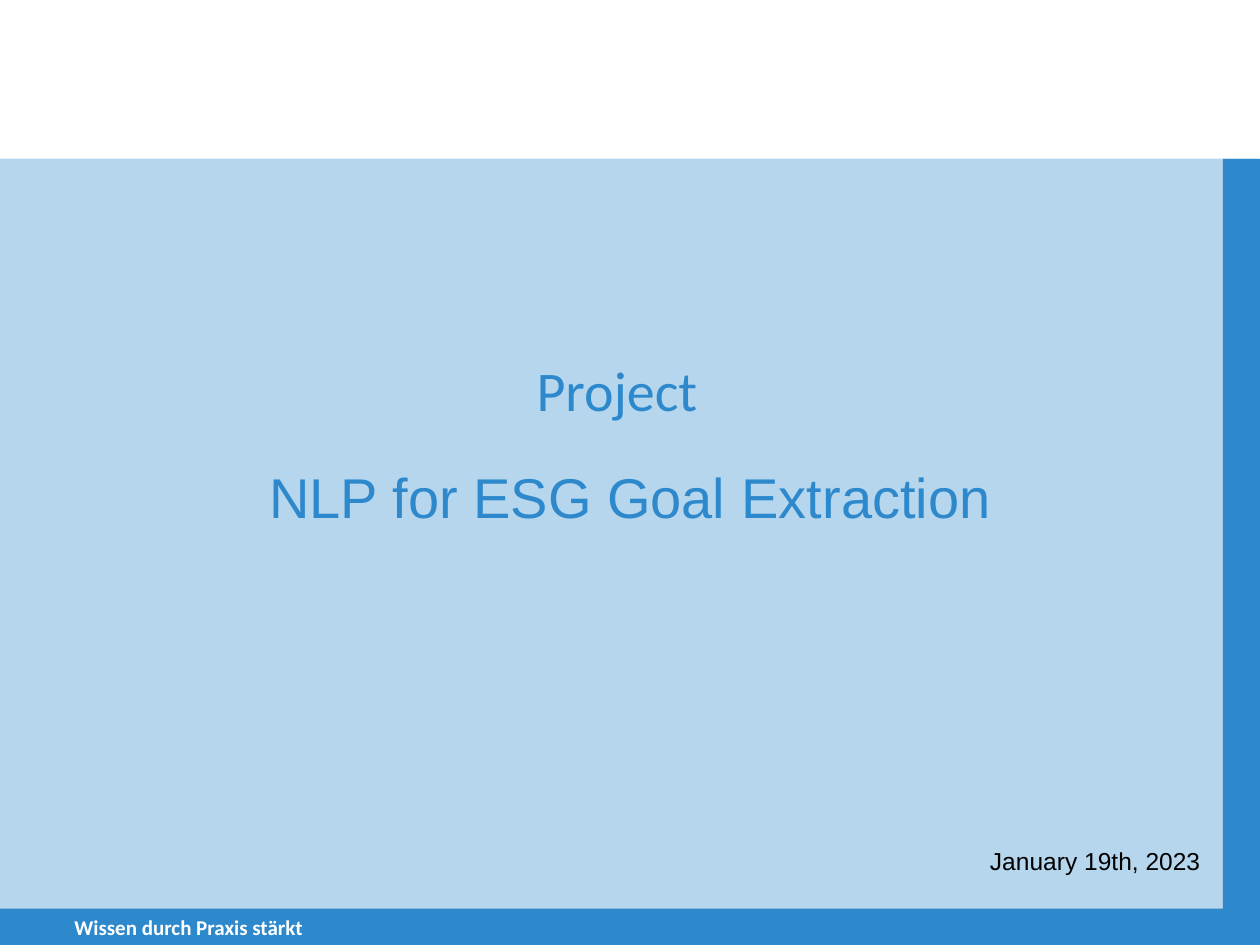
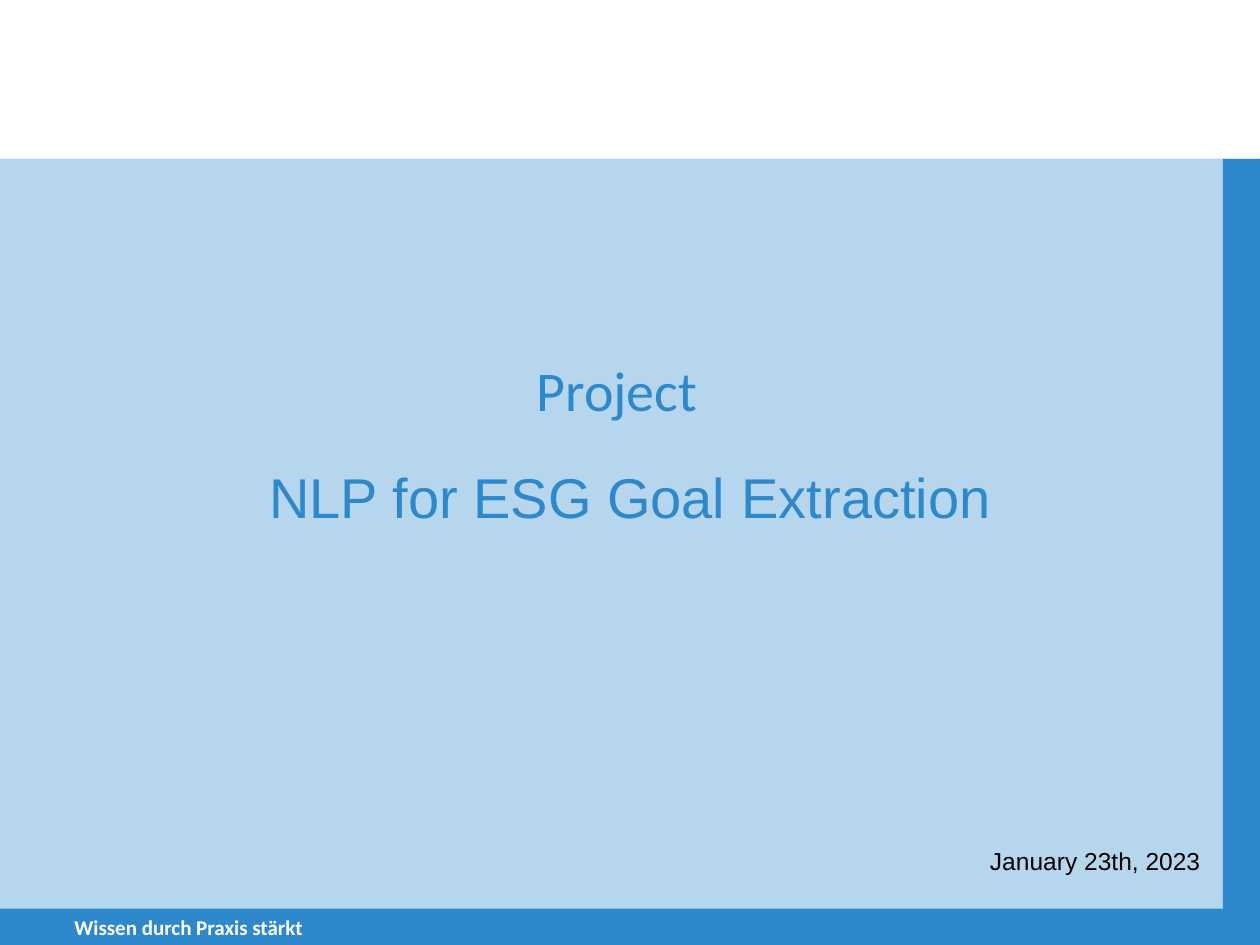
Before and after one commit to shubhamsuryawanshi/goal_extraction, a slide deck: slide 1 of documentation/Presentation.pptx. Drawn at 1260x945 pixels with LibreOffice and Linux fonts; fonts in the diff are those of the drawing; background and template pictures are left out. Boxes give left, top, right and bottom in pixels: in the first picture for what was removed or moved away, otherwise in the second. Text is boxed around its words. In the diff, an @@ line names an element or a change of style, - is before the commit and + after.

```diff
--- a/documentation/Presentation.pptx
+++ b/documentation/Presentation.pptx
@@ text at [990,852,1201,875]: text changed @@
-January 19th, 2023
+January 23th, 2023
```
Also in this commit, not shown: 6 slides added, 1 slide removed, 1 other file.
